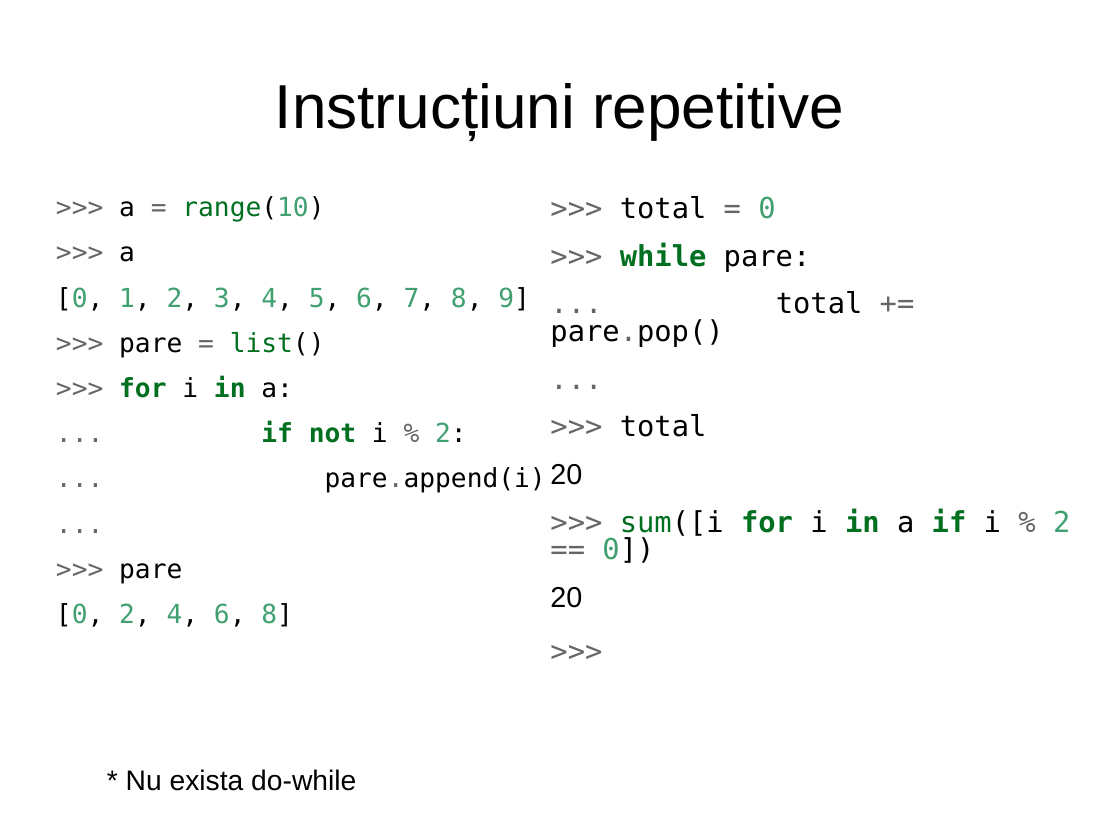
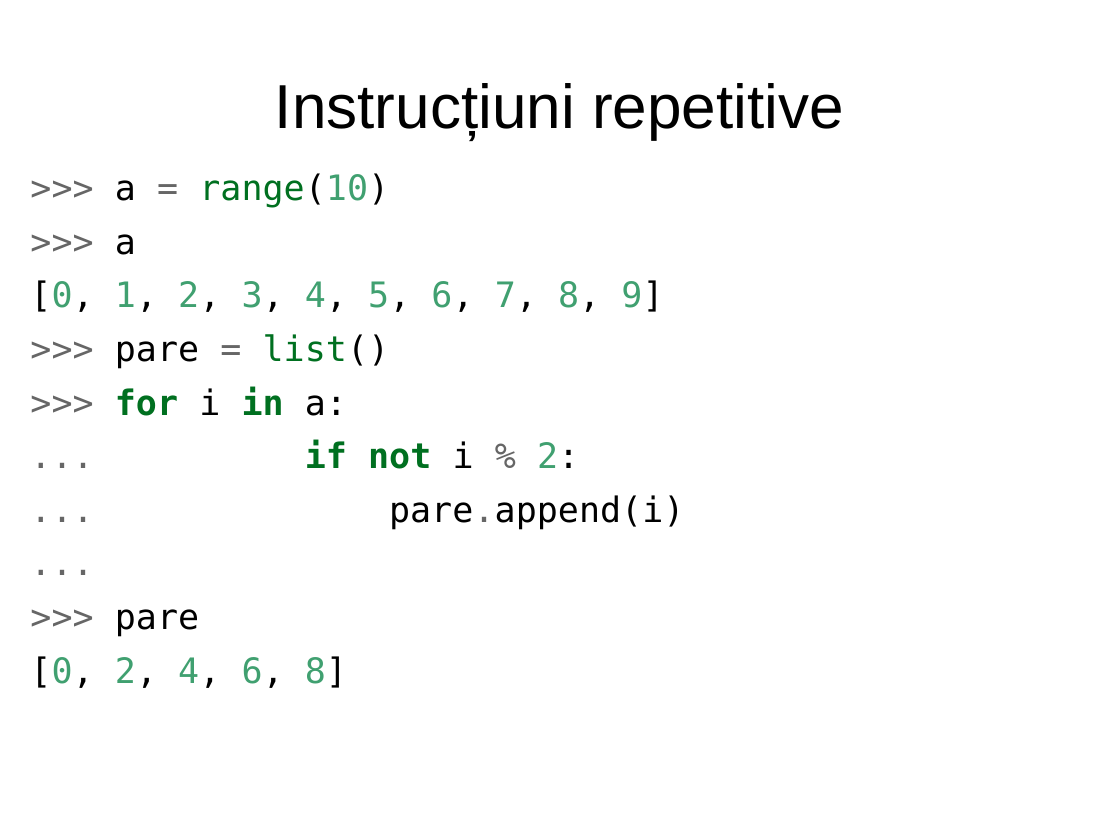
Before and after one commit to RoPython/ropython-presentations, a slide deck: slide 18 of cmiN/1/intro.odp (slide 11 before the commit). Drawn at 1120x840 pixels with LibreOffice and Linux fonts; fonts in the diff are those of the drawing. Boxes give left, top, right and bottom in pixels: in the first picture for what was removed or moved away, otherwise in the second. Text is boxed around its words. In the diff, an @@ line names an element or a change of style, - is before the commit and + after.

```diff
--- a/cmiN/1/intro.odp
+++ b/cmiN/1/intro.odp
@@ text ">>> a = range(10)": place and size @@
-text ">>> a = range(10)" at [56, 196, 546, 627]
+text ">>> a = range(10)" at [30, 173, 663, 688]
@@ text ">>> a = range(10)" at [30, 173, 663, 688]: size 18.6 to 24.8 pt @@
@@ text removed at [550, 196, 1070, 608] @@
->>> total = 0
->>> while pare:
-... total += pare.pop()
-...
->>> total
-20
->>> sum([i for i in a if i % 2 == 0])
-20
->>>
@@ text removed at [126, 769, 356, 791] @@
-* Nu exista do-while
```
Also in this commit, not shown: 8 other slides changed, 20 slides added, 1 slide removed.
